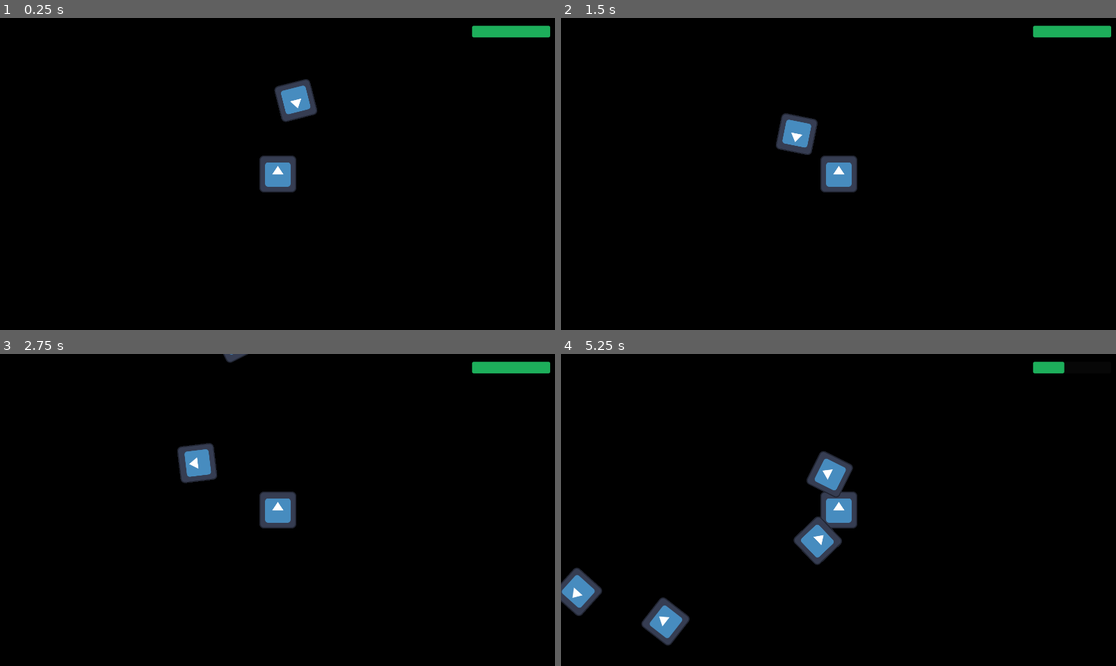
Above: before the commit, frames 1-4 (two rows, left to right).
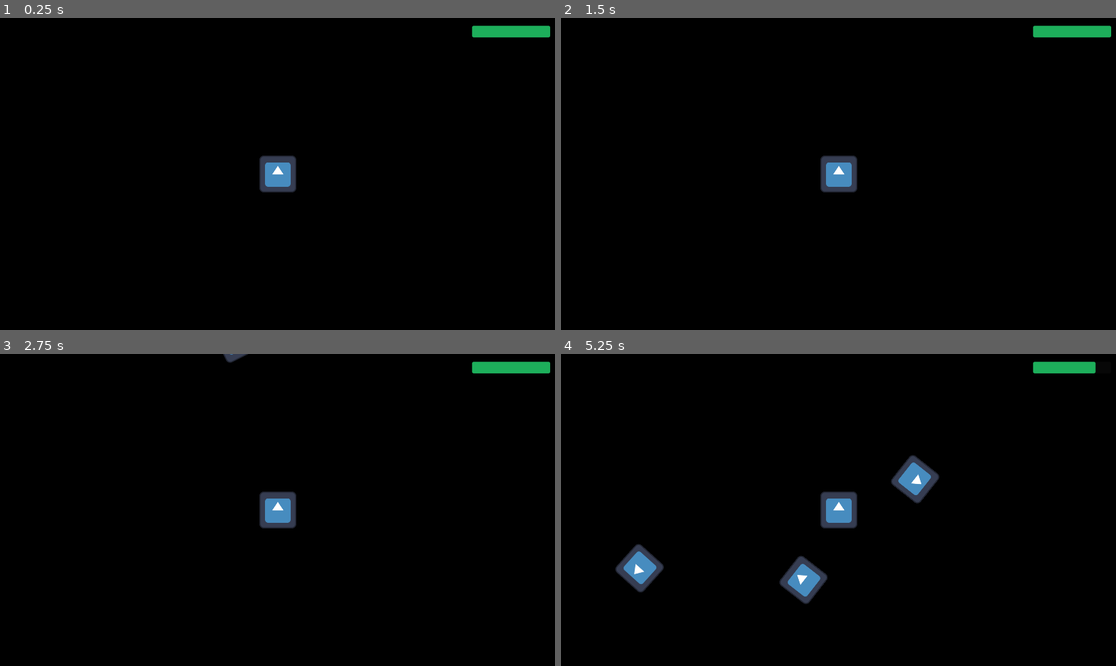
Above: after the commit, the same moments.

Repository: webermael/Informatikprojekt
Game: Godot game, scene res://game.tscn
The game is run twice, just before and just after one commit, with the same random seed, the same clock (stepped at 60 frames per second) and the same inputs. The engine's default icon, where the game draws it, is replaced by a stand-in: a white triangle on a blue panel in a dark square.
Inputs:
- Up to frame 1 (0.25 s): no input
- Up to frame 2 (1.5 s): hold Right (ui_right) 0.53-1.28 s; hold Down (ui_down) from 1.28 s (still down)
- Up to frame 3 (2.75 s): release Down (ui_down) at 2.03 s; hold Right (ui_right) from 2.03 s (still down)
- Up to frame 4 (5.25 s): release Right (ui_right) at 2.78 s; hold Up (ui_up) 2.78-3.53 s; hold Left (ui_left) 3.53-5.03 s; hold Down (ui_down) from 5.03 s (still down)

The runs differ from the first frame. In frame 1, 0.8% of the frame differs, in the area x 49-58%, y 19-34%; in frame 2, 0.8%; in frame 3, 0.8%; in frame 4, 5.6%, in the area x 0-97%, y 2-94%.

Commit message:
first commit

Diff:
--- a/game.tscn
+++ b/game.tscn
@@ -1,8 +1,7 @@
-[gd_scene load_steps=6 format=3 uid="uid://filrvjjqg6ij"]
+[gd_scene load_steps=5 format=3 uid="uid://filrvjjqg6ij"]
 
 [ext_resource type="Script" path="res://game.gd" id="1_lvcbi"]
 [ext_resource type="PackedScene" uid="uid://yja5fgu07w0" path="res://player.tscn" id="1_t5ae7"]
-[ext_resource type="PackedScene" uid="uid://dix0smnrj0j4l" path="res://roller.tscn" id="2_6op6b"]
 
 [sub_resource type="StyleBoxFlat" id="StyleBoxFlat_x4d02"]
 bg_color = Color(0.113725, 0.686275, 0.356863, 1)
@@ -27,10 +26,17 @@
 layer = -10
 
 [node name="ColorRect" type="ColorRect" parent="Player/CanvasLayer"]
-offset_left = -20.0
-offset_top = -20.0
-offset_right = 1940.0
-offset_bottom = 1100.0
+anchors_preset = 8
+anchor_left = 0.5
+anchor_top = 0.5
+anchor_right = 0.5
+anchor_bottom = 0.5
+offset_left = -980.0
+offset_top = -560.0
+offset_right = 980.0
+offset_bottom = 560.0
+grow_horizontal = 2
+grow_vertical = 2
 color = Color(0, 0, 0, 1)
 
 [node name="UI_Layer" type="CanvasLayer" parent="Player"]
@@ -56,9 +62,6 @@
 position = Vector2(-80, -80)
 rotation = 1.5708
 
-[node name="Roller" parent="." instance=ExtResource("2_6op6b")]
-position = Vector2(1034, 237)
-
 [node name="SpawnTimer" type="Timer" parent="."]
 wait_time = 1.5
 autostart = true
